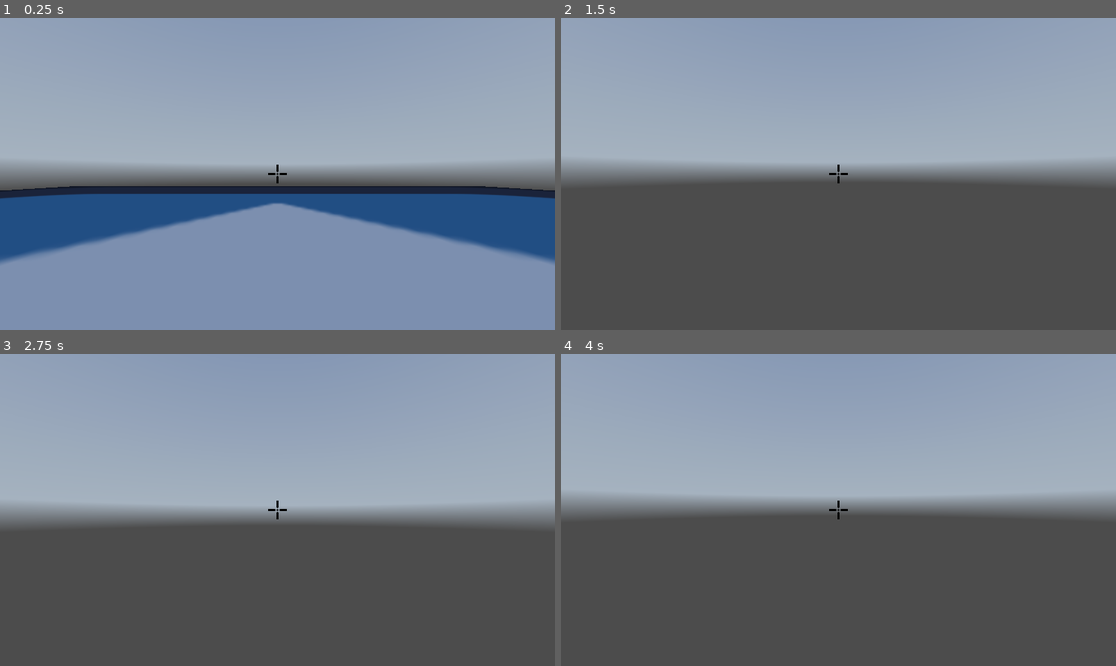
Above: before the commit, frames 1-4 (two rows, left to right).
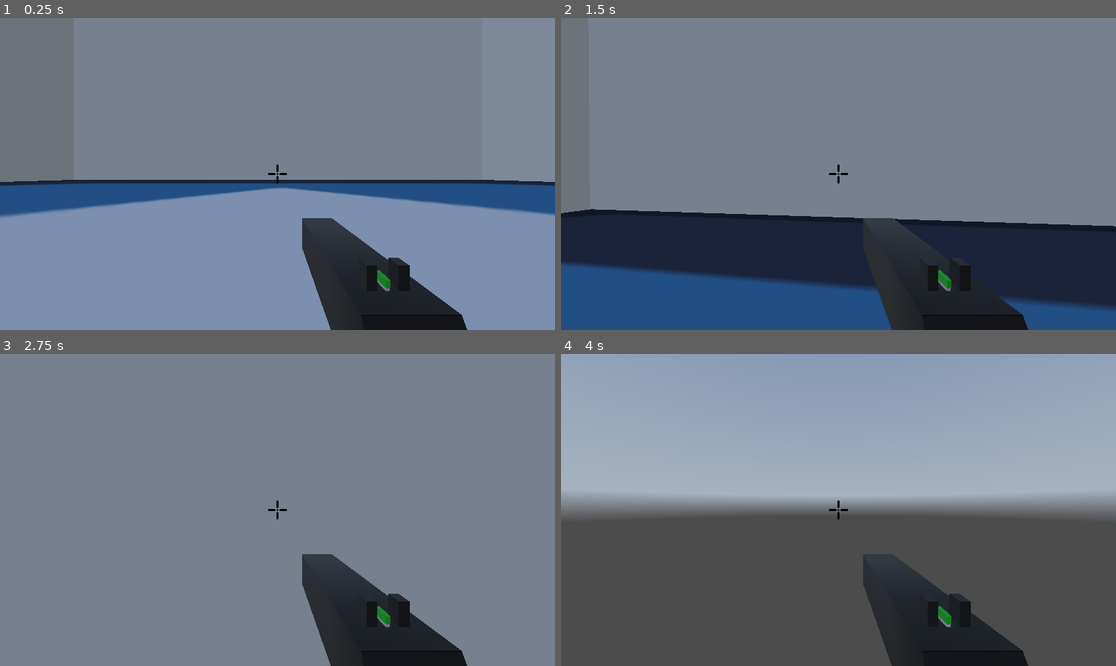
Above: after the commit, the same moments.

Repository: IgorMianowany/LooterShooterScooter
Game: Godot game, scene res://world.tscn
Same seed, same stepped clock (60 frames per second), same inputs: the game is played once before the commit and once after it. The engine's default icon, where the game draws it, is replaced by a stand-in: a white triangle on a blue panel in a dark square. A sky picture missing from this copy of the repository is replaced by a grey-blue gradient.
Inputs (mouse positions are in pixels of both pictures, inside the frame that each line leads up to):
- Up to frame 1 (0.25 s): no input
- Up to frame 2 (1.5 s): tap Enter (ui_accept) at 0.5, 0.6 s; move the mouse to (866, 174) at 0.52 s; hold W (forward) from 0.53 s (still down); tap Space (jump, bound only after the commit) at 0.77, 0.8, 1.07, 1.35 s; move the mouse to (810, 174) at 1.27 s
- Up to frame 3 (2.75 s): keep holding W (forward); tap Space (jump, bound only after the commit) at 1.52, 1.82, 2.3 s; tap Enter (ui_accept) at 1.55, 2.1 s; move the mouse to (288, 503) at 2.02 s
- Up to frame 4 (4 s): keep holding W (forward); move the mouse to (832, 516) at 2.77 s; tap Enter (ui_accept) at 2.85, 3.5 s; tap Space (jump, bound only after the commit) at 3.02, 3.32, 3.6, 3.77 s; move the mouse to (877, 513) at 3.52 s

The runs differ from the first frame. In frame 1, 70% of the frame differs, in the area x 0-100%, y 0-100%; in frame 2, 97%; in frame 3, 97%; in frame 4, 6.1%.

Commit message:
added basic level elements and weapons

Diff:
--- /dev/null
+++ b/pistol.tscn
@@ -0,0 +1,9 @@
+[gd_scene load_steps=3 format=3 uid="uid://t218voefpyow"]
+
+[ext_resource type="PackedScene" uid="uid://baeydratbk1u0" path="res://weapon.tscn" id="1_08c3m"]
+[ext_resource type="PackedScene" uid="uid://c0tcpbkoxywqv" path="res://models/weapons/Gun.glb" id="2_bttkv"]
+
+[node name="Pistol" instance=ExtResource("1_08c3m")]
+
+[node name="Gun" parent="." index="0" instance=ExtResource("2_bttkv")]
+transform = Transform3D(-0.1, 0, -8.74228e-09, 0, 0.1, 0, 8.74228e-09, 0, -0.1, 0, 0, 0)
--- a/player.gd
+++ b/player.gd
@@ -4,8 +4,8 @@
 const TILT_LOWER_LIMIT := deg_to_rad(-90.0)
 const TILT_UPPER_LIMIT := deg_to_rad(90.0)
 
-var speed : float = 100
-const JUMP_VELOCITY = 4.5
+var speed : float = 30
+var jump_velocity = 20
 var mouse_input : bool = false
 var mouse_rotation : Vector3
 var rotation_input : float
@@ -25,11 +25,14 @@
 func _physics_process(delta: float) -> void:
 	# Add the gravity.
 	if not is_on_floor():
-		velocity += get_gravity() * delta
+		if velocity.y >= 0:
+			velocity += get_gravity() * 2.5 * delta
+		else:
+			velocity += get_gravity() * delta * 4
 
 	# Handle jump.
-	if Input.is_action_just_pressed("ui_accept") and is_on_floor():
-		velocity.y = JUMP_VELOCITY
+	if Input.is_action_just_pressed("jump") and is_on_floor():
+		velocity.y = jump_velocity
 
 	# Get the input direction and handle the movement/deceleration.
 	# As good practice, you should replace UI actions with custom gameplay actions.
@@ -42,8 +45,7 @@
 		velocity.x = move_toward(velocity.x, 0, speed)
 		velocity.z = move_toward(velocity.z, 0, speed)
 
-
-	_update_camera(delta)
+	update_camera(delta)
 	move_and_slide()
 
 func _unhandled_input(event):
@@ -55,7 +57,7 @@
 		_exit()
 
 
-func _update_camera(delta):
+func update_camera(delta):
 
 	mouse_rotation.x += tilt_input * delta
 	mouse_rotation.x = clamp(mouse_rotation.x, TILT_LOWER_LIMIT, TILT_UPPER_LIMIT)
--- a/player.tscn
+++ b/player.tscn
@@ -1,8 +1,10 @@
-[gd_scene load_steps=5 format=3 uid="uid://c3r7x5nnilava"]
+[gd_scene load_steps=7 format=3 uid="uid://c3r7x5nnilava"]
 
 [ext_resource type="PackedScene" uid="uid://cb7jkmm5jny8i" path="res://models/character_models/character-a.glb" id="1_4flbx"]
 [ext_resource type="Script" uid="uid://xkheiw2w0x41" path="res://player.gd" id="2_onrkg"]
 [ext_resource type="PackedScene" uid="uid://o1yl32ljhypt" path="res://player_ui.tscn" id="3_i3pqv"]
+[ext_resource type="PackedScene" uid="uid://baeydratbk1u0" path="res://weapon.tscn" id="4_sweqy"]
+[ext_resource type="PackedScene" uid="uid://t218voefpyow" path="res://pistol.tscn" id="5_2hs0m"]
 
 [sub_resource type="CapsuleShape3D" id="CapsuleShape3D_onrkg"]
 height = 3.0056
@@ -28,4 +30,9 @@
 transform = Transform3D(1, 0, 0, 0, 1, 0, 0, 0, 1, 0, 2.2, -0.40251)
 cull_mask = 1048319
 
+[node name="Weapon" parent="Camera3D" index="0" instance=ExtResource("4_sweqy")]
+transform = Transform3D(1, 0, 0, 0, 1, 0, 0, 0, 1, 0.265474, -0.576243, -0.394412)
+
+[node name="Pistol" parent="Camera3D/Weapon" index="0" instance=ExtResource("5_2hs0m")]
+
 [node name="PlayerUI" parent="." index="4" instance=ExtResource("3_i3pqv")]
--- a/project.godot
+++ b/project.godot
@@ -46,6 +46,11 @@
 "events": [Object(InputEventKey,"resource_local_to_scene":false,"resource_name":"","device":-1,"window_id":0,"alt_press …(195 unchanged characters)…
 ]
 }
+jump={
+"deadzone": 0.2,
+"events": [Object(InputEventKey,"resource_local_to_scene":false,"resource_name":"","device":-1,"window_id":0,"alt_pressed":false,"shift_pressed":false,"ctrl_pressed":false,"meta_pressed":false,"pressed":false,"keycode":0,"physical_keycode":32,"key_label":0,"unicode":32,"location":0,"echo":false,"script":null)
+]
+}
 
 [layer_names]
 
--- /dev/null
+++ b/weapon.tscn
@@ -0,0 +1,3 @@
+[gd_scene format=3 uid="uid://baeydratbk1u0"]
+
+[node name="Weapon" type="Node3D"]
--- a/world.tscn
+++ b/world.tscn
@@ -10,8 +10,15 @@
 [sub_resource type="PlaneMesh" id="PlaneMesh_gv5m4"]
 size = Vector2(500, 500)
 
+[sub_resource type="BoxShape3D" id="BoxShape3D_aqk2v"]
+size = Vector3(35.4792, 1, 31.3713)
+
+[sub_resource type="StandardMaterial3D" id="StandardMaterial3D_tlwt5"]
+
 [sub_resource type="BoxShape3D" id="BoxShape3D_tlwt5"]
-size = Vector3(14.8627, 1, 26.1743)
+size = Vector3(0.9978, 1.00031, 1.02306)
+
+[sub_resource type="BoxMesh" id="BoxMesh_tlwt5"]
 
 [sub_resource type="PanoramaSkyMaterial" id="PanoramaSkyMaterial_aqk2v"]
 panorama = ExtResource("3_tlwt5")
@@ -26,14 +33,97 @@
 [node name="World" type="Node3D"]
 
 [node name="Floor" type="MeshInstance3D" parent="."]
-transform = Transform3D(0.14848, 0, 0, 0, 1, 0, 0, 0, 0.14848, 0, 0, 0)
+transform = Transform3D(0.3, 0, 0, 0, 2.027, 0, 0, 0, 0.3, 0.491638, 0.407036, 0.0364075)
 material_override = SubResource("StandardMaterial3D_f3sb7")
 mesh = SubResource("PlaneMesh_gv5m4")
 
 [node name="StaticBody3D" type="StaticBody3D" parent="Floor"]
 
 [node name="CollisionShape3D" type="CollisionShape3D" parent="Floor/StaticBody3D"]
+transform = Transform3D(33, 0, 0, 0, 33, 0, 0, 0, 33, 87.5974, -16.5664, -116.007)
+shape = SubResource("BoxShape3D_aqk2v")
+
+[node name="Wall" type="MeshInstance3D" parent="."]
+transform = Transform3D(0.3, 0, 0, 0, -8.8603e-08, -0.3, 0, 2.027, -1.31134e-08, 0.0424728, 0.40754, -75.0525)
+material_override = SubResource("StandardMaterial3D_tlwt5")
+mesh = SubResource("PlaneMesh_gv5m4")
+
+[node name="StaticBody3D" type="StaticBody3D" parent="Wall"]
+
+[node name="CollisionShape3D" type="CollisionShape3D" parent="Wall/StaticBody3D"]
 transform = Transform3D(33, 0, 0, 0, 33, 0, 0, 0, 33, -0.80104, -16.5664, 2.76784)
+shape = SubResource("BoxShape3D_tlwt5")
+
+[node name="Wall2" type="MeshInstance3D" parent="."]
+transform = Transform3D(-0.3, -1.77206e-07, 1.14641e-15, 0, -8.8603e-08, -0.3, 2.62268e-08, -2.027, 1.31134e-08, -0.0539438, 0.339559, 74.5353)
+material_override = SubResource("StandardMaterial3D_tlwt5")
+mesh = SubResource("PlaneMesh_gv5m4")
+
+[node name="StaticBody3D" type="StaticBody3D" parent="Wall2"]
+
+[node name="CollisionShape3D" type="CollisionShape3D" parent="Wall2/StaticBody3D"]
+transform = Transform3D(33, 0, 0, 0, 33, 0, 0, 0, 33, -0.80104, -16.5664, 2.76784)
+shape = SubResource("BoxShape3D_tlwt5")
+
+[node name="Wall3" type="MeshInstance3D" parent="."]
+transform = Transform3D(-1.31134e-08, 2.027, -1.31134e-08, 0, -8.8603e-08, -0.3, -0.3, -8.8603e-08, 5.73206e-16, -75.0733, 0.339559, -0.31115)
+material_override = SubResource("StandardMaterial3D_tlwt5")
+mesh = SubResource("PlaneMesh_gv5m4")
+
+[node name="StaticBody3D" type="StaticBody3D" parent="Wall3"]
+
+[node name="CollisionShape3D" type="CollisionShape3D" parent="Wall3/StaticBody3D"]
+transform = Transform3D(33, 0, 0, 0, 33, 0, 0, 0, 33, -0.80104, -16.5664, 2.76784)
+shape = SubResource("BoxShape3D_tlwt5")
+
+[node name="Wall4" type="MeshInstance3D" parent="."]
+transform = Transform3D(-1.31405e-08, -2.03118, 1.31405e-08, 0, -8.87857e-08, -0.300619, 0.300619, -8.87857e-08, 5.74387e-16, 75.067, 0.588175, -1.40635)
+material_override = SubResource("StandardMaterial3D_tlwt5")
+mesh = SubResource("PlaneMesh_gv5m4")
+
+[node name="StaticBody3D" type="StaticBody3D" parent="Wall4"]
+
+[node name="CollisionShape3D" type="CollisionShape3D" parent="Wall4/StaticBody3D"]
+transform = Transform3D(33, 0, 0, 0, 33, 0, 0, 0, 33, -0.80104, -16.5664, 2.76784)
+shape = SubResource("BoxShape3D_tlwt5")
+
+[node name="Platform" type="Node3D" parent="."]
+transform = Transform3D(-1.31405e-08, -2.03118, 1.31405e-08, 0, -8.87857e-08, -0.300619, 0.300619, -8.87857e-08, 5.74387e-16, 75.067, 0.588175, -1.40635)
+
+[node name="Platform1" type="MeshInstance3D" parent="Platform"]
+transform = Transform3D(14.9612, -1.55043e-13, 3.11735e-21, -1.99323e-14, 1.81837, 6.53756e-15, 6.33632e-21, 1.55043e-13, 7.36064, 62.497, 15.5086, -2.61726)
+material_override = SubResource("StandardMaterial3D_tlwt5")
+mesh = SubResource("BoxMesh_tlwt5")
+skeleton = NodePath("../..")
+
+[node name="StaticBody3D" type="StaticBody3D" parent="Platform/Platform1"]
+
+[node name="CollisionShape3D" type="CollisionShape3D" parent="Platform/Platform1/StaticBody3D"]
+transform = Transform3D(1, 3.55271e-15, 4.23516e-22, 5.43565e-12, 1, -1.45484e-12, 1.35102e-19, 5.13012e-12, 1, -0.00268102, -0.00160217, 0.376811)
+shape = SubResource("BoxShape3D_tlwt5")
+
+[node name="Platform2" type="MeshInstance3D" parent="Platform"]
+transform = Transform3D(14.9612, -1.55043e-13, 3.11735e-21, -1.99323e-14, 1.81837, 6.53756e-15, 6.33632e-21, 1.55043e-13, 7.36064, 82.1178, 15.0952, -10.6495)
+material_override = SubResource("StandardMaterial3D_tlwt5")
+mesh = SubResource("BoxMesh_tlwt5")
+skeleton = NodePath("../..")
+
+[node name="StaticBody3D" type="StaticBody3D" parent="Platform/Platform2"]
+
+[node name="CollisionShape3D" type="CollisionShape3D" parent="Platform/Platform2/StaticBody3D"]
+transform = Transform3D(1, 3.55271e-15, -4.23516e-22, 8.56204e-13, 1, -2.22045e-13, 2.03288e-20, 7.4607e-13, 1, 0, 0, 0.0115316)
+shape = SubResource("BoxShape3D_tlwt5")
+
+[node name="Platform3" type="MeshInstance3D" parent="Platform"]
+transform = Transform3D(14.9612, -2.27374e-13, 5.92923e-21, -2.84217e-14, 1.81837, 1.06581e-14, 6.77626e-21, 2.27374e-13, 7.36064, 105.861, 14.658, -19.4463)
+material_override = SubResource("StandardMaterial3D_tlwt5")
+mesh = SubResource("BoxMesh_tlwt5")
+skeleton = NodePath("../..")
+
+[node name="StaticBody3D" type="StaticBody3D" parent="Platform/Platform3"]
+
+[node name="CollisionShape3D" type="CollisionShape3D" parent="Platform/Platform3/StaticBody3D"]
+transform = Transform3D(1, 0, 0, 0, 1, 0, 0, 0, 1, -0.0293145, -0.00634289, -4.76837e-07)
 shape = SubResource("BoxShape3D_tlwt5")
 
 [node name="Player" parent="." instance=ExtResource("1_f3sb7")]
Binary file added: models/weapons/Gun.glb
Not shown, added: models/weapons/Gun.glb.import
Not shown: 1 places in world.tscn that only renumber resources
